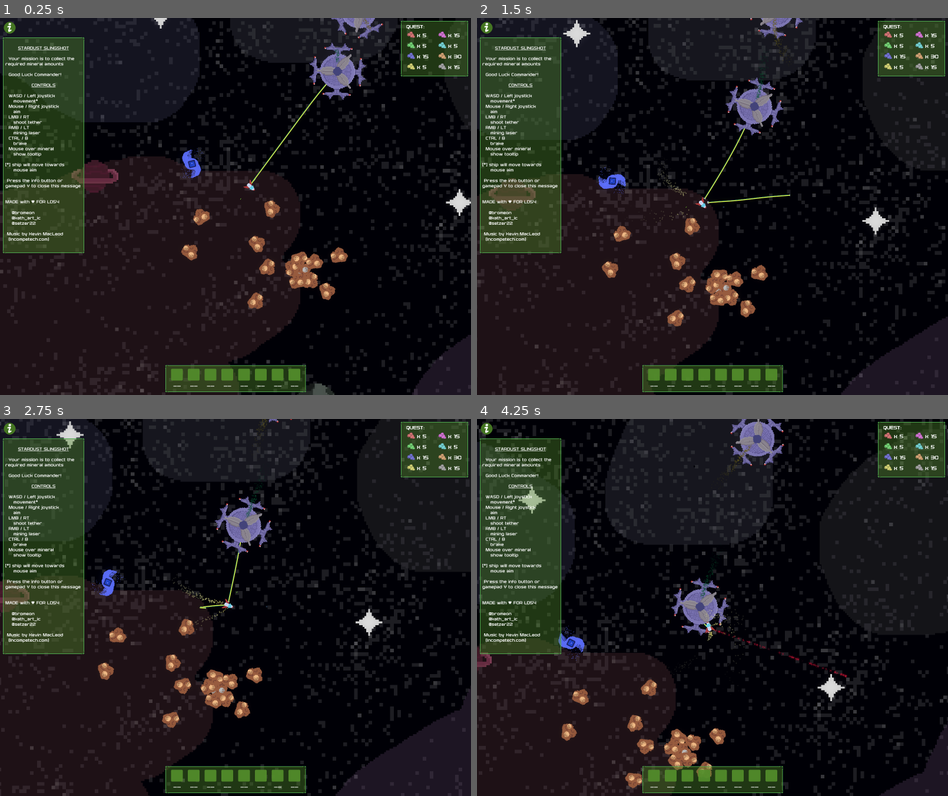
Above: before the commit, frames 1-4 (two rows, left to right).
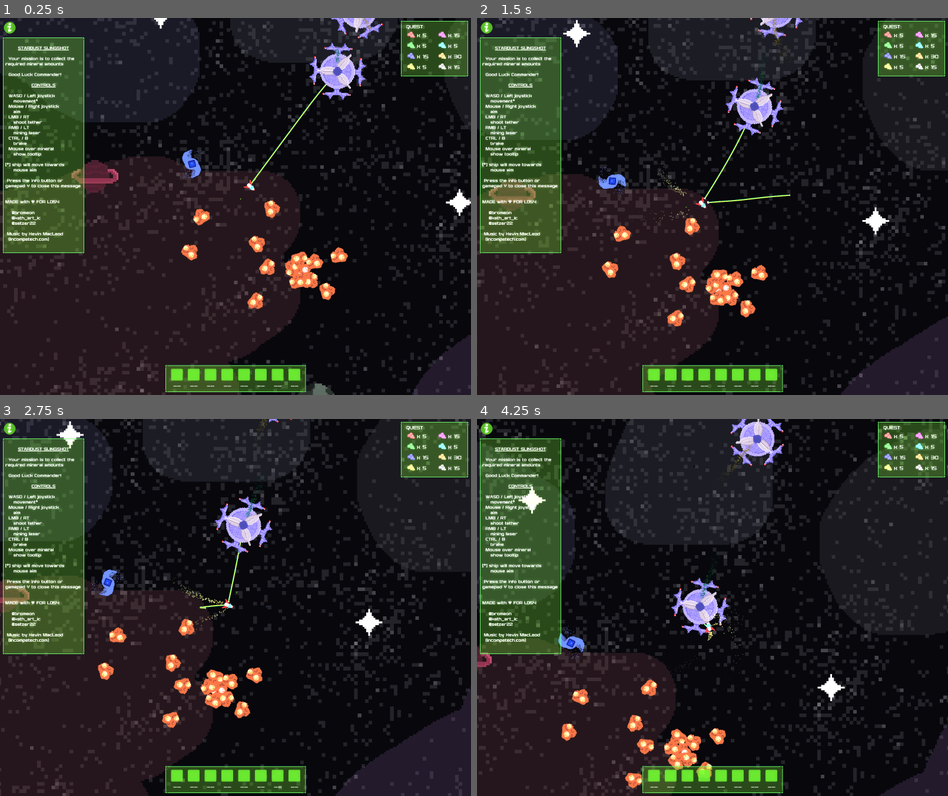
Above: after the commit, the same moments.

Repository: Bromeon/LudumDare54
Game: Godot game, scene res://Scenes/GameViewport/GameViewport.tscn
Same seed, same stepped clock (60 frames per second), same inputs: the game is played once before the commit and once after it. Before the commit the project starts from res://Scenes/Main/Main.tscn. The engine's default icon, where the game draws it, is replaced by a stand-in: a white triangle on a blue panel in a dark square.
Inputs (mouse positions are in pixels of both pictures, inside the frame that each line leads up to):
- Up to frame 1 (0.25 s): no input
- Up to frame 2 (1.5 s): move the mouse to (816, 187) at 0.52 s; hold D (Right) 0.53-1.28 s; hold Right mouse button (ShootLaser) 0.53-1.28 s; click (816, 187) at 0.67 s; move the mouse to (618, 225) at 1.27 s; hold Ctrl (Brake) from 1.28 s (still down); tap Space (ShootTether) at 1.35 s
- Up to frame 3 (2.75 s): move the mouse to (282, 524) at 2.02 s; release Ctrl (Brake) at 2.03 s; hold D (Right) from 2.03 s (still down); hold Right mouse button (ShootLaser) from 2.03 s (still down)
- Up to frame 4 (4.25 s): move the mouse to (688, 682) at 2.77 s; release D (Right) at 2.78 s; release Right mouse button (ShootLaser) at 2.78 s; hold W (Up) 2.78-3.53 s; tap Space (ShootTether) at 2.85 s; click (688, 682) at 2.92 s; move the mouse to (853, 664) at 3.52 s; hold A (Left) from 3.53 s (still down); hold Right mouse button (ShootLaser) from 3.53 s (still down)

The runs differ from the first frame. In frame 1, 8.3% of the frame differs, in the area x 0-100%, y 0-100%; in frame 2, 8.6%; in frame 3, 8.4%; in frame 4, 9.2%.

Commit message:
Poor man's bloom. Sigh...

Diff:
--- a/Scenes/Environment/WorldEnvironment.tres
+++ b/Scenes/Environment/WorldEnvironment.tres
@@ -2,7 +2,6 @@
 
 [resource]
 background_mode = 3
-glow_enabled = true
 glow_levels/2 = 2.9
 glow_levels/3 = 5.49
 glow_levels/4 = 0.18
--- /dev/null
+++ b/Scenes/GameViewport/GameViewport.gdshader
@@ -0,0 +1,52 @@
+shader_type canvas_item;
+
+uniform float bloomRadius = 1.0;
+uniform float bloomThreshold = 1.0;
+uniform float bloomIntensity = 1.0;
+
+vec3 GetBloomPixel(sampler2D tex, vec2 uv, vec2 texPixelSize) {
+	vec2 uv2 = floor(uv / texPixelSize) * texPixelSize;
+	uv2 += texPixelSize * .001;
+	vec3 tl = max(texture(tex, uv2).rgb - bloomThreshold, 0.0);
+	vec3 tr = max(texture(tex, uv2 + vec2(texPixelSize.x, 0.0)).rgb - bloomThreshold, 0.0);
+	vec3 bl = max(texture(tex, uv2 + vec2(0.0, texPixelSize.y)).rgb - bloomThreshold, 0.0);
+	vec3 br = max(texture(tex, uv2 + vec2(texPixelSize.x, texPixelSize.y)).rgb - bloomThreshold, 0.0);
+	vec2 f = fract( uv / texPixelSize );
+
+	vec3 tA = mix( tl, tr, f.x );
+	vec3 tB = mix( bl, br, f.x );
+
+	return mix( tA, tB, f.y );
+}
+
+vec3 GetBloom(sampler2D tex, vec2 uv, vec2 texPixelSize) {
+	vec3 bloom = vec3(0.0);
+	vec2 off = vec2(1) * texPixelSize * bloomRadius;
+	bloom += GetBloomPixel(tex, uv + off * vec2(-1, -1), texPixelSize * bloomRadius) * 0.292893;
+	bloom += GetBloomPixel(tex, uv + off * vec2(-1, 0), texPixelSize * bloomRadius) * 0.5;
+	bloom += GetBloomPixel(tex, uv + off * vec2(-1, 1), texPixelSize * bloomRadius) * 0.292893;
+	bloom += GetBloomPixel(tex, uv + off * vec2(0, -1), texPixelSize * bloomRadius) * 0.5;
+	bloom += GetBloomPixel(tex, uv + off * vec2(0, 0), texPixelSize * bloomRadius) * 1.0;
+	bloom += GetBloomPixel(tex, uv + off * vec2(0, 1), texPixelSize * bloomRadius) * 0.5;
+	bloom += GetBloomPixel(tex, uv + off * vec2(1, -1), texPixelSize * bloomRadius) * 0.292893;
+	bloom += GetBloomPixel(tex, uv + off * vec2(1, 0), texPixelSize * bloomRadius) * 0.5;
+	bloom += GetBloomPixel(tex, uv + off * vec2(1, 1), texPixelSize * bloomRadius) * 0.292893;
+	bloom /= 4.171573f;
+	return bloom;
+}
+
+float softLight(float a, float b) {
+    return (b < 0.5) ? (2.0*a*b + a*a*(1.0 - 2.0*b)) : (sqrt(a)*(2.0*b - 1.0) + 2.0*a*(1.0 - b));
+}
+
+vec3 softLightVec(vec3 a, vec3 b) {
+    return vec3(softLight(a.r, b.r), softLight(a.g, b.g), softLight(a.b, b.b));
+}
+
+void fragment() {
+    vec4 col = texture(TEXTURE, UV);
+    vec3 bloom = GetBloom(TEXTURE, UV, TEXTURE_PIXEL_SIZE);
+    bloom *= bloomIntensity;
+    col.rgb = col.rgb + softLightVec(col.rgb, bloom);
+    COLOR = col;
+}
--- /dev/null
+++ b/Scenes/GameViewport/GameViewport.tscn
@@ -0,0 +1,26 @@
+[gd_scene load_steps=4 format=3 uid="uid://c04s1hmd8uthp"]
+
+[ext_resource type="Shader" path="res://Scenes/GameViewport/GameViewport.gdshader" id="1_6kcds"]
+[ext_resource type="PackedScene" uid="uid://cu50tbbse7fvj" path="res://Scenes/Main/Main.tscn" id="1_ly1ge"]
+
+[sub_resource type="ShaderMaterial" id="ShaderMaterial_70scv"]
+shader = ExtResource("1_6kcds")
+shader_parameter/bloomRadius = 4.955
+shader_parameter/bloomThreshold = 0.285
+shader_parameter/bloomIntensity = 0.855
+
+[node name="GameViewport" type="SubViewportContainer"]
+material = SubResource("ShaderMaterial_70scv")
+anchors_preset = 15
+anchor_right = 1.0
+anchor_bottom = 1.0
+grow_horizontal = 2
+grow_vertical = 2
+stretch = true
+
+[node name="SubViewport" type="SubViewport" parent="."]
+handle_input_locally = false
+size = Vector2i(1600, 1280)
+render_target_update_mode = 4
+
+[node name="Main" parent="SubViewport" instance=ExtResource("1_ly1ge")]
--- a/Scenes/Main/2dRoot.gd
+++ b/Scenes/Main/2dRoot.gd
@@ -2,12 +2,10 @@
 
 @export var player_cheat: bool = false
 
-@onready var sprite := $Icon
 @onready var supply_paths := $SupplyPaths
 @onready var camera = $Camera2D
 @onready var camera_should = $CameraShould
 @onready var player = $PlayerShip
-@onready var debug = $Camera2D/Debug
 
 # Camera: how much direction (forward vector) and velocity vector contribute
 const WEIGHT_FORWARD = 30
--- a/project.godot
+++ b/project.godot
@@ -11,7 +11,7 @@
 [application]
 
 config/name="Stardust Slingshots"
-run/main_scene="res://Scenes/Main/Main.tscn"
+run/main_scene="res://Scenes/GameViewport/GameViewport.tscn"
 config/features=PackedStringArray("4.1", "Forward Plus")
 config/icon="res://Assets/Sprites/Player_V1.png"
 
